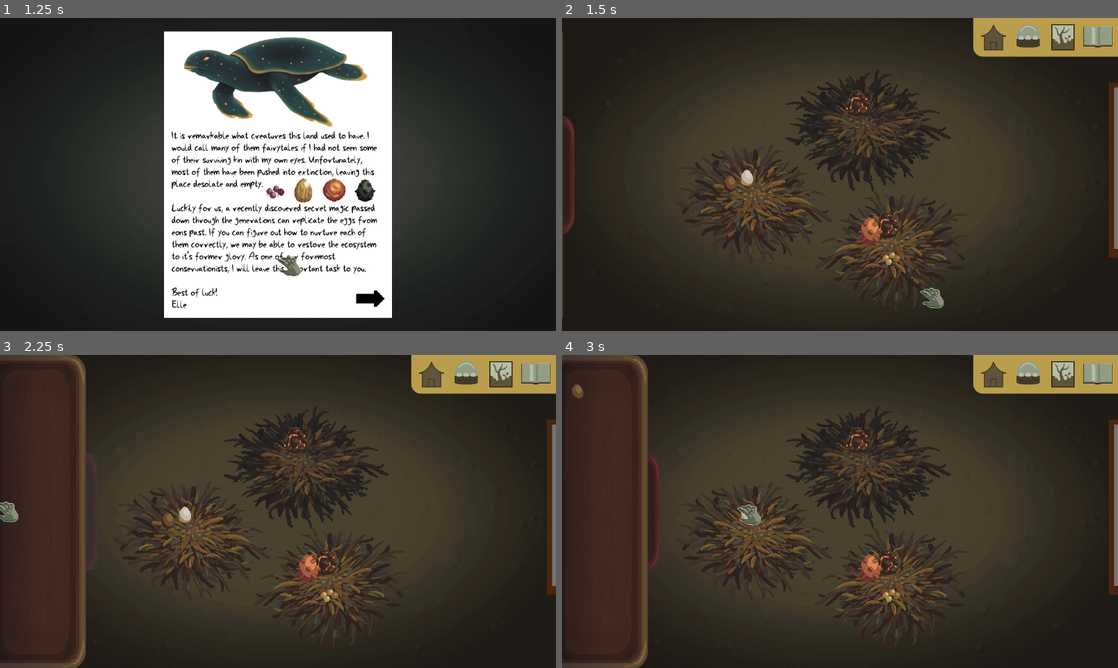
Above: before the commit, frames 1-4 (two rows, left to right).
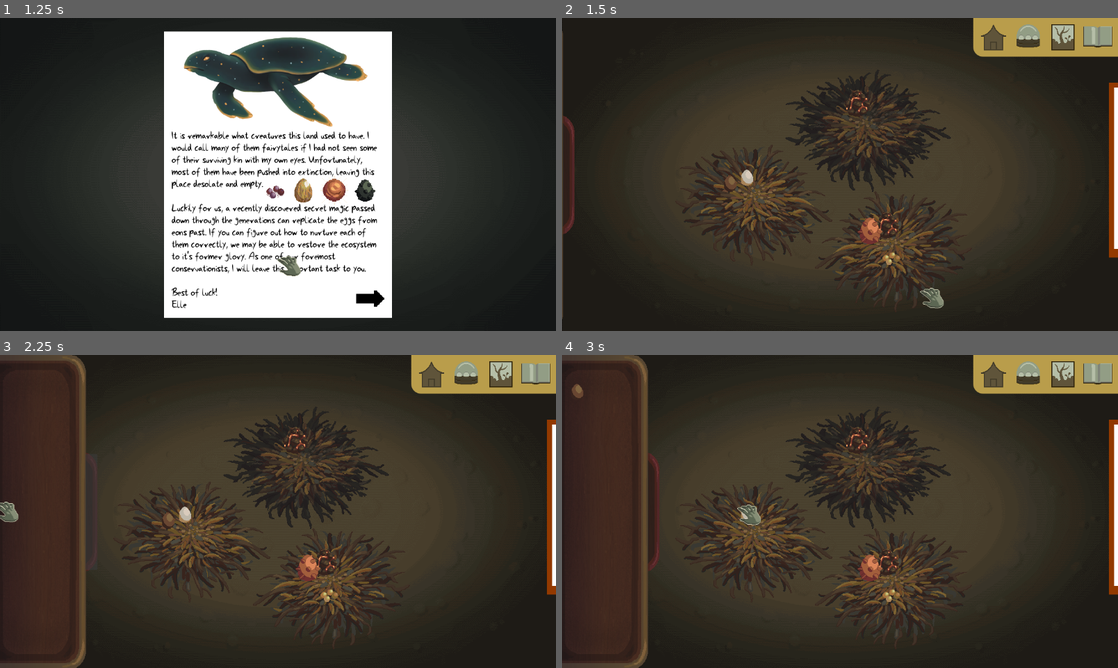
Above: after the commit, the same moments.

Repository: FrostyEmby/cafe-dot-secret-ingredient
Game: Godot game, scene res://scenes/main_menu.tscn
The game is run twice, just before and just after one commit, with the same random seed, the same clock (stepped at 60 frames per second) and the same inputs. Sound files missing from this copy of the repository are replaced by a short silence.
Inputs (mouse positions are in pixels of both pictures, inside the frame that each line leads up to):
- Up to frame 1 (1.25 s): click "Play" at 0.5 s
- Up to frame 2 (1.5 s): click (934, 299) at 1.25 s
- Up to frame 3 (2.25 s): click (5, 511) at 2 s
- Up to frame 4 (3 s): click (751, 514) at 2.77 s

Frame 1 is identical in both runs. In frame 2, 0.9% of the frame differs, in the area x 98-100%, y 20-77%; in frame 3, 0.9%; in frame 4, 0.9%.

Commit message:
hand release bug fix and misc.

Diff:
--- a/resources/creatures/03-cool-bat.tres
+++ b/resources/creatures/03-cool-bat.tres
@@ -17,4 +17,5 @@
 baby_sprite = ExtResource("3_dnlum")
 adult_sprite = ExtResource("2_2xvyk")
 adult_detailed = ExtResource("1_oqmc5")
+egg_tip = "brrrr"
 metadata/_custom_type_script = "uid://cqr8dj8toeqen"
--- a/scenes/clipboard.tscn
+++ b/scenes/clipboard.tscn
@@ -12,6 +12,8 @@
 
 [sub_resource type="StyleBoxFlat" id="StyleBoxFlat_t4njw"]
 bg_color = Color(0.91881675, 0.91881675, 0.9188166, 1)
+
+[sub_resource type="StyleBoxEmpty" id="StyleBoxEmpty_js5ej"]
 
 [node name="Clipboard" type="ColorRect" unique_id=2119543535]
 offset_left = 882.0
@@ -74,6 +76,7 @@
 anchor_bottom = 1.0
 offset_right = 8.0
 grow_vertical = 2
+theme_override_styles/normal = SubResource("StyleBoxEmpty_js5ej")
 
 [connection signal="text_changed" from="Notes/Player Writing" to="." method="_on_player_writing_text_changed"]
 [connection signal="pressed" from="Move" to="." method="_on_move_pressed"]
--- a/scripts/hand.gd
+++ b/scripts/hand.gd
@@ -61,7 +61,7 @@
 		texture = null
 		active = false
 		$Tip.text = ""
-		creature.visible = true # since creature is copied, makes it visible where it came from
+		creature.change_visibility(true) # since creature is copied, makes it visible where it came from
 
 
 # extra visual for clicks
